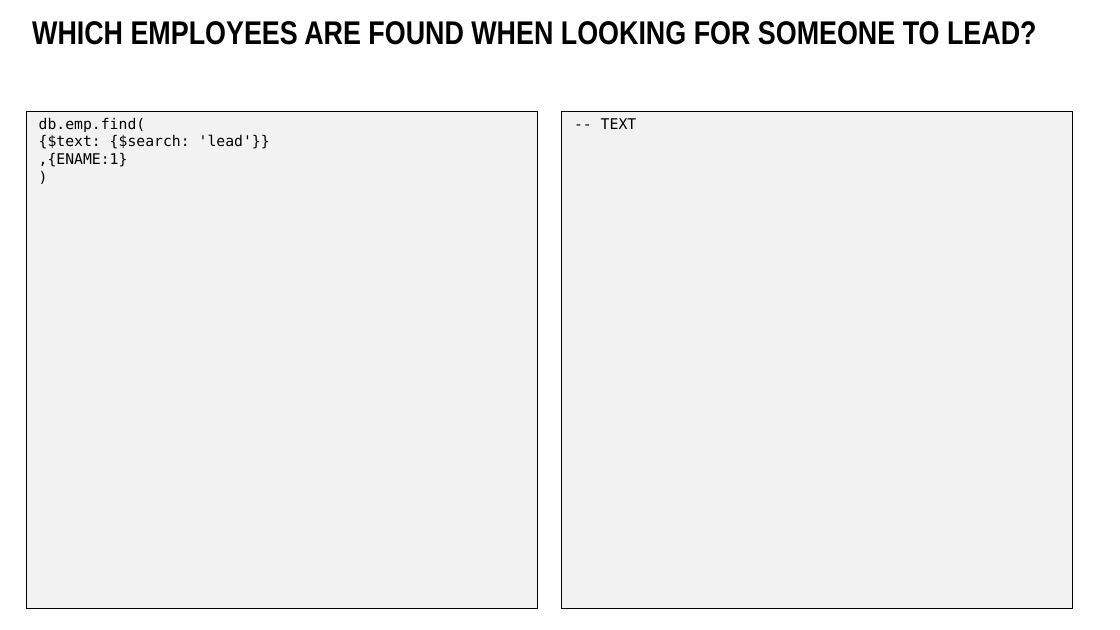
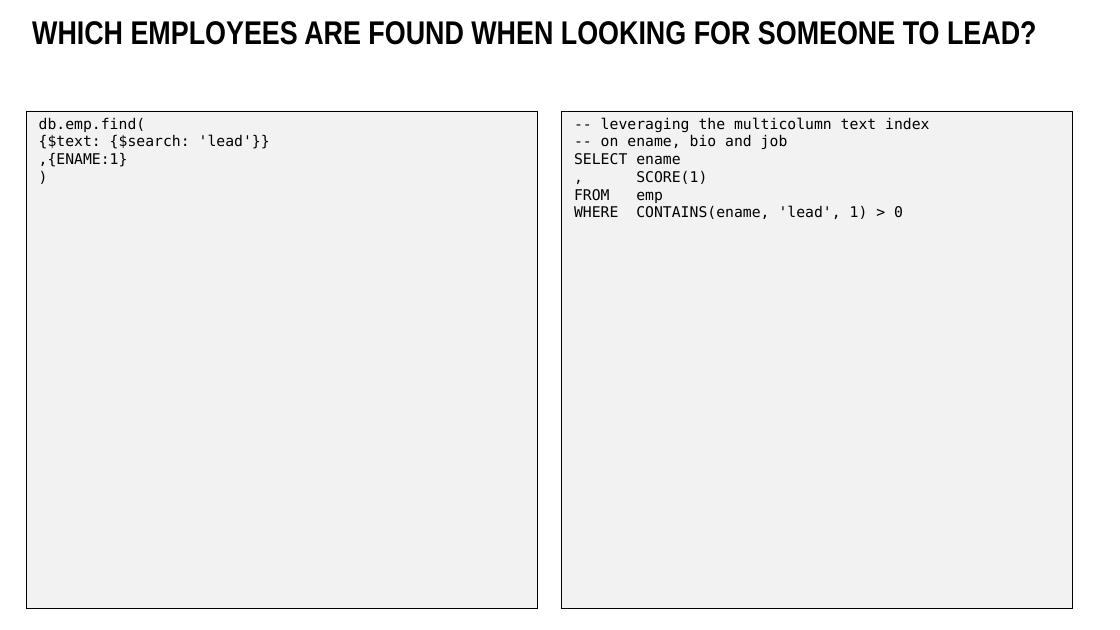
Before and after one commit to lucasjellema/sig-nosql-mongodb, a slide deck: slide 30 of mongodb-find-agg-vs-oracle-sql.pptx. Drawn at 1120x630 pixels with LibreOffice and Linux fonts; fonts in the diff are those of the drawing; background and template pictures are left out. Boxes give left, top, right and bottom in pixels: in the first picture for what was removed or moved away, otherwise in the second. Text is boxed around its words. In the diff, an @@ line names an element or a change of style, - is before the commit and + after.

Commit message:
adding Geo and Text in SQL query examples

```diff
--- a/mongodb-find-agg-vs-oracle-sql.pptx
+++ b/mongodb-find-agg-vs-oracle-sql.pptx
@@ text at <box>574,117,929,219</box>: text changed @@
--- TEXT
+-- leveraging the multicolumn text index
+-- on ename, bio and job
+SELECT ename
+, SCORE(1)
+FROM emp
+WHERE CONTAINS(ename, 'lead', 1) > 0
```
Also in this commit, not shown: 5 other slides changed, 2 other files.
